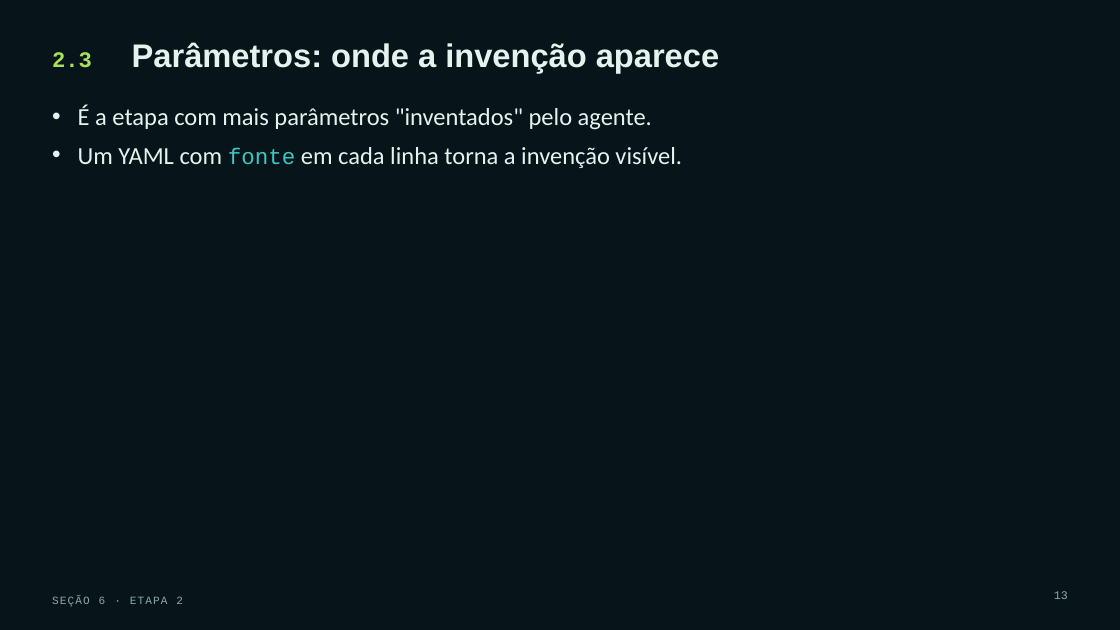
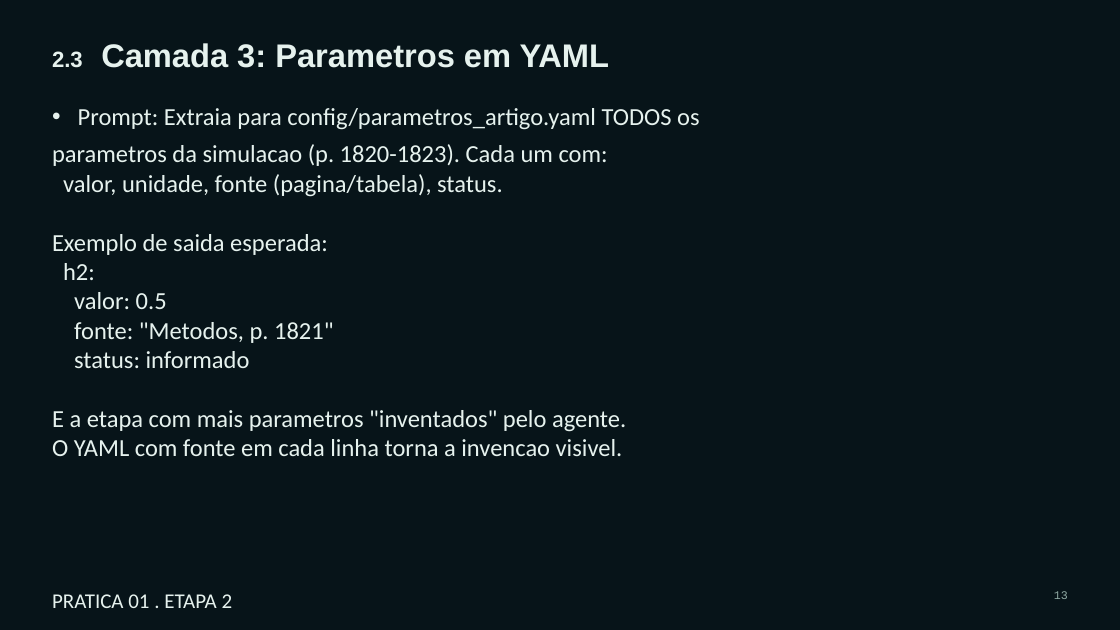
Before and after one commit to Bayer-Group/course-AI-UFV, a slide deck: slide 13 of 8. IA Generativa e Modelos de Linguagem na Pesquisa Científica_Eder_Kaique/Pratica_01_Eder/Estudar e reproduzir um artigo científico com Claude Code.pptx. Drawn at 1120x630 pixels with LibreOffice and Linux fonts; fonts in the diff are those of the drawing. Boxes give left, top, right and bottom in pixels: in the first picture for what was removed or moved away, otherwise in the second. Text is boxed around its words. In the diff, an @@ line names an element or a change of style, - is before the commit and + after.

```diff
--- a/8. IA Generativa e Modelos de Linguagem na Pesquisa Científica_Eder_Kaique/Pratica_01_Eder/Estudar e reproduzir um artigo científico com Claude Code.pptx
+++ b/8. IA Generativa e Modelos de Linguagem na Pesquisa Científica_Eder_Kaique/Pratica_01_Eder/Estudar e reproduzir um artigo científico com Claude Code.pptx
@@ title at [52,43,609,68]: text changed @@
-2.3 Parâmetros: onde a invenção aparece
+2.3 Camada 3: Parametros em YAML
@@ text at [52,108,699,456]: text changed @@
-• É a etapa com mais parâmetros "inventados" pelo agente.
-• Um YAML com fonte em cada linha torna a invenção visível.
+• Prompt: Extraia para config/parametros_artigo.yaml TODOS os
+parametros da simulacao (p. 1820-1823). Cada um com:
+valor, unidade, fonte (pagina/tabela), status.
+Exemplo de saida esperada:
+h2:
+valor: 0.5
+fonte: "Metodos, p. 1821"
+status: informado
+E a etapa com mais parametros "inventados" pelo agente.
+O YAML com fonte em cada linha torna a invencao visivel.
@@ text at [52,594,233,608]: text changed; size 9.5 to 18 pt; font Courier New to Calibri; text colour #8FA9A3 to #E6F2EE @@
-SEÇÃO 6 · ETAPA 2
+PRATICA 01 . ETAPA 2
```
Also in this commit, not shown: 21 other slides changed, 5 slides added, 6 slides removed, 13 other files.
